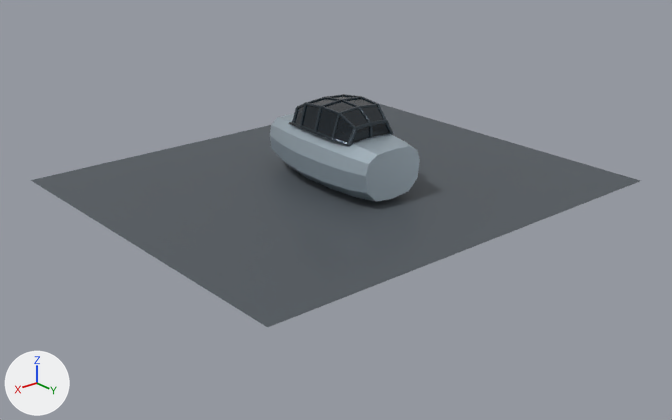
Before and after pictures for a commit that changed the Blender file blender_lib/cockpit_faceted_transport.blend.
Camera for both pictures: a 50 mm lens placed at (17.18, 20.17, 8.66), pointed at (0.5, 0.59, -1.59). Arrows for +X, +Y and +Z are at lower left; the lights stay in place. The picture after the commit comes second.

The first picture shows 'Canopy_Frame', 'Canopy_Glass', 'Cockpit_Body', 'Studio_Floor'.
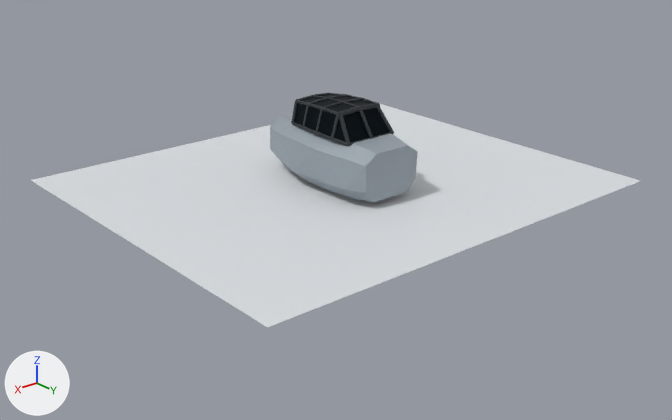
The change, as a diff of the scene's bpy script:
```diff
--- a/blender_lib/cockpit_faceted_transport.blend.py
+++ b/blender_lib/cockpit_faceted_transport.blend.py
@@ mat_studio_floor @@
 mat_studio_floor = principled_material('Studio_Floor')
-mat_studio_floor.base_color = (0.075, 0.09, 0.105)  # dark grey #4d555b
+mat_studio_floor.base_color = (0.72, 0.75, 0.78)  # white #dde1e5
 mat_studio_floor.roughness = 0.72
@@ me_canopy_frame_mesh @@
 # used by ob_canopy_frame; parent = ob_cockpit_faceted_root; location = (-0.9, 1.27, 0.77); rotation_euler = (1.42, 0.0, -0.31), in degrees (81, 0, -18)
-me_canopy_frame_mesh.from_pydata(...)  # 1056 vertices, 1144 faces; spans x -0.05..2.34, y -0.37..0.82, z -0.81..2.2
+me_canopy_frame_mesh.from_pydata(...)  # 1056 vertices, 1144 faces; spans x -0.05..2.27, y -0.32..0.8, z -0.74..2.28
+# me_canopy_frame_mesh part 1: the loose piece of 24 vertices spanning x 1.6..1.93, y 0.67..0.8, z -0.16..0.57 is multiplied about its middle by the matrix ((0.901, 0.025, -0.083), (-0.027, 0.904, -0.019), (0.082, 0.022, 0.901)), then moved by (0.01, -0.03, 0.05)
+# me_canopy_frame_mesh part 2: the loose piece of 24 vertices spanning x 1.86..2.12, y 0.48..0.74, z 0.54..1.28 is multiplied about its middle by the matrix ((0.902, -0.005, -0.057), (0.011, 0.899, 0.091), (0.057, -0.092, 0.898)), then moved by (-0.06, 0.01, 0.01)
+# me_canopy_frame_mesh part 3: the loose piece of 24 vertices spanning x 2.05..2.17, y 0.15..0.54, z 1.24..1.8 is multiplied about its middle by the matrix ((1.119, -0.041, 0.022), (0.031, 1.055, 0.374), (-0.034, -0.373, 1.056)), then moved by (-0.07, 0.14, 0.06)
+# me_canopy_frame_mesh part 4: the loose piece of 24 vertices spanning x 1.53..1.9, y 0.03..0.13, z -0.78..-0.3 is scaled about its middle by (0.895, 0.981, 1.13), then moved by (0.05, -0.03, 0.09)
+# me_canopy_frame_mesh part 5: the loose piece of 24 vertices spanning x 1.83..2.15, y -0.03..0.13, z -0.35..0.4 is multiplied about its middle by the matrix ((0.906, 0.012, -0.061), (-0.011, 0.908, 0.015), (0.061, -0.014, 0.906)), then moved by (0.0, -0.02, 0.09)
+# me_canopy_frame_mesh part 6: the loose piece of 24 vertices spanning x 2.07..2.31, y -0.15..0.05, z 0.36..1.13 is multiplied about its middle by the matrix ((0.907, 0.007, -0.047), (-0.006, 0.908, 0.023), (0.047, -0.023, 0.906)), then moved by (-0.06, 0.0, 0.04)
+# me_canopy_frame_mesh part 7: the loose piece of 24 vertices spanning x 0.21..0.8, y 0.38..0.54, z -0.49..-0.23 is scaled about its middle by (1.23, 1, 1), then moved by (0.1, 0.24, 0.55)
+# me_canopy_frame_mesh part 8: the loose piece of 24 vertices spanning x 0.92..1.65, y 0.72..0.82, z -0.18..0.12 is scaled about its middle by (1.06, 1, 0.864), then moved by (0.04, -0.02, 0.06)
+# me_canopy_frame_mesh part 9: the loose piece of 24 vertices spanning x 1.59..1.91, y 0.07..0.78, z -0.37..-0.1 is scaled about its middle by (0.901, 1.01, 0.807), then moved by (0.04, -0.03, 0.1)
+# me_canopy_frame_mesh part 10: 479 of 1056 vertices moved; they spanned x -0.05..2.34, y -0.36..0.81, z -0.81..2.2 and now span x -0.05..2.27, y -0.32..0.78, z -0.74..2.28; mean shift (-0.01, 0.1, 0.14); largest move (1.29, 0.46, -0.65) -> (1.59, 0.67, -0.04)
+# other edits to the shape of me_canopy_frame_mesh do not show in these pictures
 me_canopy_frame_mesh.materials.append(mat_frame)
@@ ob_canopy_frame @@
 ob_canopy_frame.parent = ob_cockpit_faceted_root
-ob_canopy_frame.location = (-0.9, 1.27, 0.77)
-ob_canopy_frame.rotation_euler = (1.42, 0.0, -0.31)  # degrees (81, 0, -18)
+ob_canopy_frame.location = (-0.91, 1.27, 0.775)
+ob_canopy_frame.rotation_euler = (1.446, 0.0, -0.254)  # degrees (83, 0, -15)
```

Location of each change, [x1, y1, x2, y2] in pixels of the pictures (672 x 420 px; the box of a moved part takes in the faces that stretch with it):
'Studio_Floor', recoloured (dark grey to white)
    both: [31, 104, 640, 327]
'Canopy_Frame', reshaped, moved, turned
    before: [292, 94, 393, 146]
    after: [291, 92, 394, 146]
part 1 of me_canopy_frame_mesh, moved or reshaped
    before: [320, 106, 339, 115]
    after: [322, 107, 338, 114]
part 2 of me_canopy_frame_mesh, moved or reshaped
    before: [305, 103, 321, 108]
    after: [308, 103, 322, 109]
part 3 of me_canopy_frame_mesh, moved or reshaped
    before: [297, 103, 305, 109]
    after: [296, 100, 308, 105]
part 4 of me_canopy_frame_mesh, moved or reshaped
    before: [332, 138, 349, 146]
    after: [331, 138, 349, 146]
part 5 of me_canopy_frame_mesh, moved or reshaped
    before: [314, 131, 332, 141]
    after: [316, 132, 331, 140]
part 6 of me_canopy_frame_mesh, moved or reshaped
    before: [300, 125, 314, 133]
    after: [303, 126, 316, 134]
part 7 of me_canopy_frame_mesh, moved or reshaped
    before: [371, 119, 387, 125]
    after: [360, 104, 378, 110]
part 8 of me_canopy_frame_mesh, moved or reshaped
    before: [339, 106, 360, 114]
    after: [338, 106, 359, 113]
part 9 of me_canopy_frame_mesh, moved or reshaped
    before: [331, 114, 340, 138]
    after: [331, 114, 339, 139]
part 10 of me_canopy_frame_mesh, moved or reshaped
    before: [292, 94, 393, 146]
    after: [291, 92, 394, 146]
